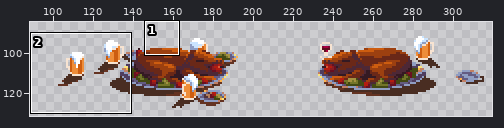
Two versions of one pixel-art file, assets_src/image/backgrounds/props/large_table_servings.ase. Above, an overview of the earlier version with the close-up marked.
Close-up. As it was:
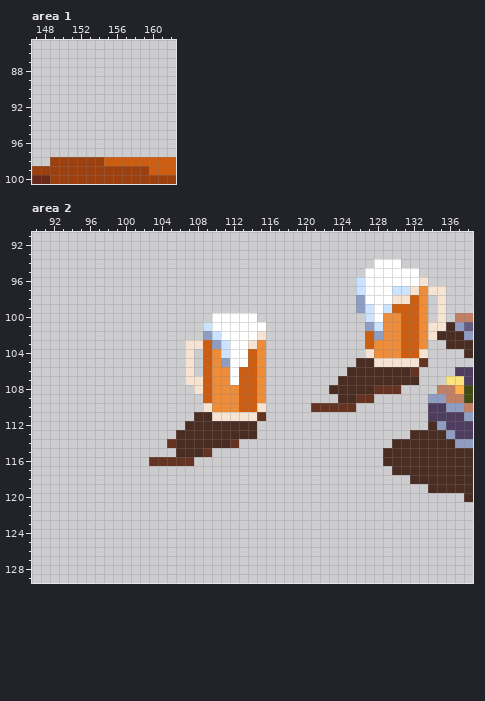
384x216 pixels, 1 frame. Shown: area 1: x 147..162, y 85..100; area 2: x 90..138, y 91..129. The wide view leaves out empty margins.
Now the later version:
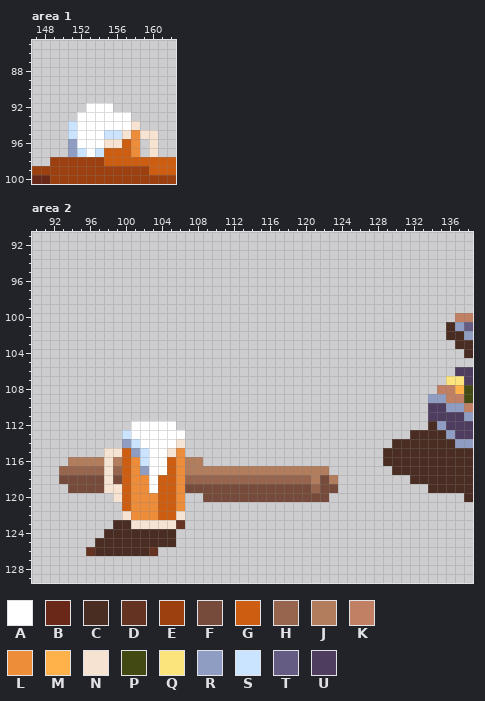
Palette (. is transparent): A #ffffff  B #6a2818  C #492d22  D #643322  E #9c4010  F #774b3c  G #cd5d10  H #97644d  J #b27d5c  K #c17f64  L #ee8d39  M #ffb24a  N #f7e3d1  P #434913  Q #fae47b  R #8f9dc2  S #cae4ff  T #645c82  U #4f3d5f
What changed:
layer "Layer 7" added
layer "Wulfar Glass" added
Area 1, layer "Layer 5":
y 92: x 153..155 ... -> AAA
y 93: x 152..157 ...... -> AAAAAA
y 94: x 151..158 ........ -> SAAAAAAN
y 95: x 151..160 .......... -> SAAASSNLNN
y 96: x 151..158 ........ -> RAAANNGL; x 160 . -> N
y 97: x 151..158 ........ -> RSASGGGL; x 160 . -> N
Area 2:
y 94: x 128..130 AAA -> ...
y 95: x 127..132 AAAAAA -> ......
y 96: x 126..133 SAAAAAAN -> ........
y 97: x 126..135 SAAASSNLNN -> ..........
y 98: x 126..133 RAAANNGL -> ........; x 135 N -> .
y 99: x 126..133 RSASGGGL -> ........; x 135 N -> .
y 100: x 110..114 AAAAA -> .....; x 127..133 SALLGGL -> .......; x 135 N -> .
y 101: x 109..115 SAAAAAA -> .......; x 127..135 RSLLGGLNN -> .........
y 102: x 109..115 RSAAAAN -> .......; x 127..135 GRLLGGLNC -> .........
y 103: x 107..115 NNGRSAANL -> .........; x 127..133 GLLLGGL -> .......; x 136 C -> .
y 104: x 107 N -> .; x 109..115 GLSAAGL -> .......; x 127..133 NLLLGGN -> .......
y 105: x 107 N -> .; x 109..115 GLRAAGL -> .......; x 126..133 CCNNNNND -> ........
y 106: x 107 N -> .; x 109..115 GLLAGGL -> .......; x 125..132 CCCCCCCD -> ........
y 107: x 107..115 NNGLLAGGL -> .........; x 124..132 CCCCCCCCC -> .........
y 108: x 108..115 NGLLLGGL -> ........; x 123..130 CCCCCDDD -> ........
y 109: x 109..115 GLLLGGL -> .......; x 124..127 CCDD -> ....
y 110: x 109..115 NLLLGGN -> .......; x 121..125 DDDDD -> .....
y 111: x 108..115 CCNNNNND -> ........
y 112: x 101..105 ..... -> AAAAA; x 107..114 CCCCCCCC -> ........
y 113: x 100..114 ......CCCCCCCCC -> SAAAAAA........
y 114: x 100..112 .....DCCCCCCD -> RSAAAAN......
y 115: x 98..109 ........CCCD -> NNGRSAANL...
y 116: x 94..108 .........DDDDD. -> JJJJNJGLSAAGLJJ
y 117: x 93..122 .............................. -> HHHHHNHGLRAAGLJJJJJJJJJJJJJJJJ
y 118: x 93..123 ............................... -> FFFFFNFGLLAGGLHHHHHHHHHHHHHHJFJ
y 119: x 94..123 .............................. -> FFFFNNGLLAGGLFFFFFFFFFFFFFFHFF
y 120: x 99..106 ........ -> NGLLLGGL; x 109..122 .............. -> FFFFFFFFFFFFFF
y 121: x 100..106 ....... -> GLLLGGL
y 122: x 100..106 ....... -> NLLLGGN
y 123: x 99..106 ........ -> CCNNNNND
y 124: x 98..105 ........ -> CCCCCCCC
y 125: x 97..105 ......... -> CCCCCCCCC
y 126: x 96..103 ........ -> DCCCCCCD
Changed places in both close-ups, as pixel boxes (x1, y1, x2, y2):
added: (68, 103, 158, 157)
changed: (59, 259, 455, 556)
